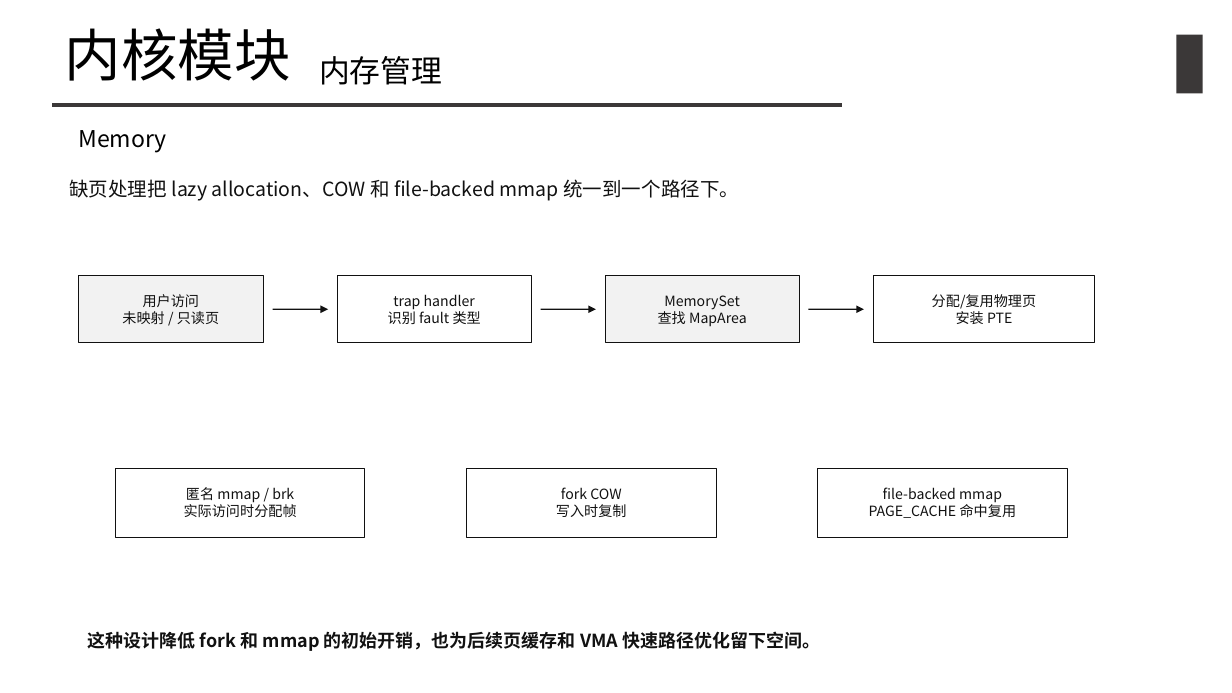
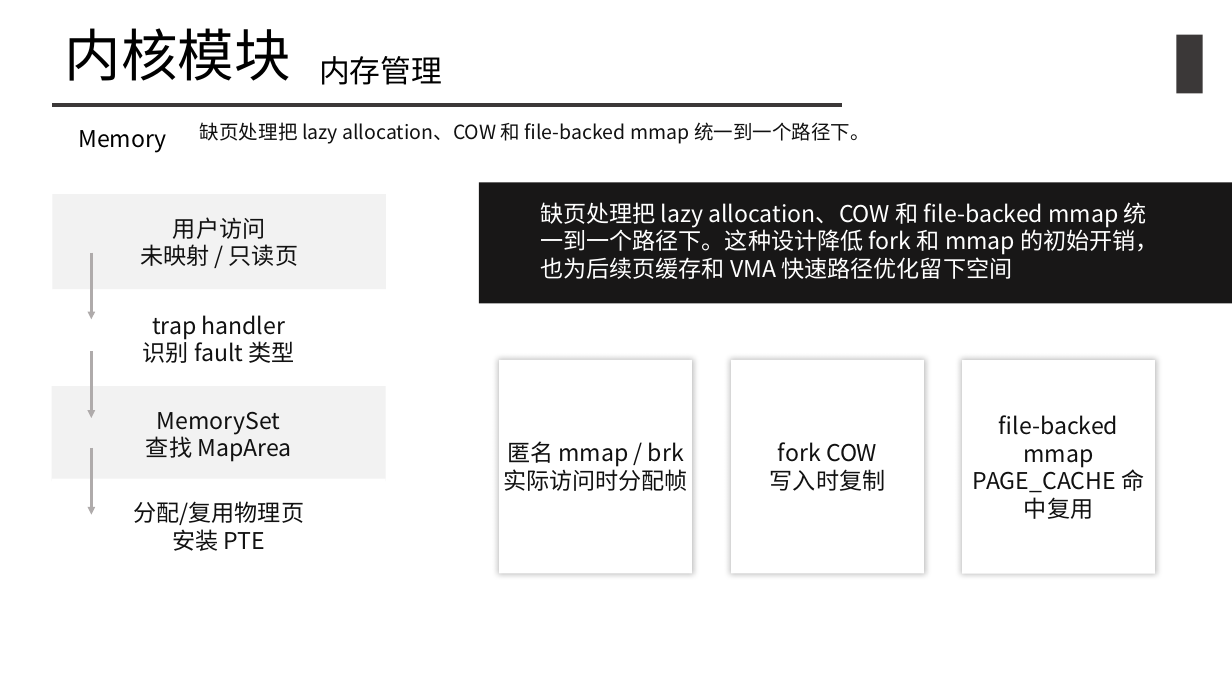
Before and after one commit to pengstem/WHUSP, a slide deck: slide 24 of WHUSP 初赛汇报.pptx (slide 23 before the commit). Drawn at 1232x693 pixels with LibreOffice and Linux fonts; fonts in the diff are those of the drawing. Boxes give left, top, right and bottom in pixels: in the first picture for what was removed or moved away, otherwise in the second. Text is boxed around its words. In the diff, an @@ line names an element or a change of style, - is before the commit and + after.

```diff
--- a/WHUSP 初赛汇报.pptx
+++ b/WHUSP 初赛汇报.pptx
@@ text "缺页处理把 lazy allocation、COW 和 file-backed ...": place and size @@
-text "缺页处理把 lazy allocation、COW 和 file-backed ..." at (69,179,739,201)
+text "缺页处理把 lazy allocation、COW 和 file-backed ..." at (200,122,870,144)
@@ rectangle "用户访问": place and size @@
-rectangle "用户访问" at (79,276,263,343)
+rectangle "用户访问" at (53,194,386,289)
@@ rectangle added at (479,182,1232,303), fill #181717 @@
@@ text at (540,202,1159,279): text changed; size 14 to 18 pt; text colour #111111 to #FFFFFF; bold off @@
-这种设计降低 fork 和 mmap 的初始开销，也为后续页缓存和 VMA 快速路径优化留下空间。
+缺页处理把 lazy allocation、COW 和 file-backed mmap 统一到一个路径下。这种设计降低 fork 和 mmap 的初始开销，也为后续页缓存和 VMA 快速路径优化留下空间
@@ arrow added from (91, 252) to (91, 320), #AFABAB 2 pt @@
@@ rectangle "trap handler": place and size @@
-rectangle "trap handler" at (337,276,531,343)
+rectangle "trap handler" at (52,291,386,386)
@@ arrow removed from (273, 310) to (328, 310) @@
@@ arrow removed from (541, 310) to (596, 310) @@
@@ arrow removed from (809, 310) to (864, 310) @@
@@ arrow added from (91, 351) to (91, 418), #AFABAB 2 pt @@
@@ rectangle "MemorySet": place and size @@
-rectangle "MemorySet" at (605,276,799,343)
+rectangle "MemorySet" at (52,386,386,482)
@@ rectangle "匿名 mmap / brk": place and size @@
-rectangle "匿名 mmap / brk" at (116,469,365,538)
+rectangle "匿名 mmap / brk" at (499,360,692,573)
@@ size 11 to 18 pt; outline #111111 0.8 pt to none; shadow on in 3 elements at (499,360,692,573), (962,360,1155,574), (731,360,924,573) @@
@@ rectangle "fork COW": place and size @@
-rectangle "fork COW" at (467,469,716,538)
+rectangle "fork COW" at (731,360,924,573)
@@ rectangle "file-backed mmap": place and size @@
-rectangle "file-backed mmap" at (818,469,1067,538)
+rectangle "file-backed mmap" at (962,360,1155,574)
@@ arrow added from (91, 448) to (91, 515), #AFABAB 2 pt @@
@@ size 11 to 18 pt; outline #111111 0.8 pt to none in 4 elements at (53,194,386,289), (52,291,386,386), (52,386,386,482), (52,479,386,574) @@
@@ rectangle "分配/复用物理页": place and size @@
-rectangle "分配/复用物理页" at (873,276,1095,343)
+rectangle "分配/复用物理页" at (52,479,386,574)
```
Also in this commit, not shown: 5 other slides changed, 1 slide added, 1 other file.
